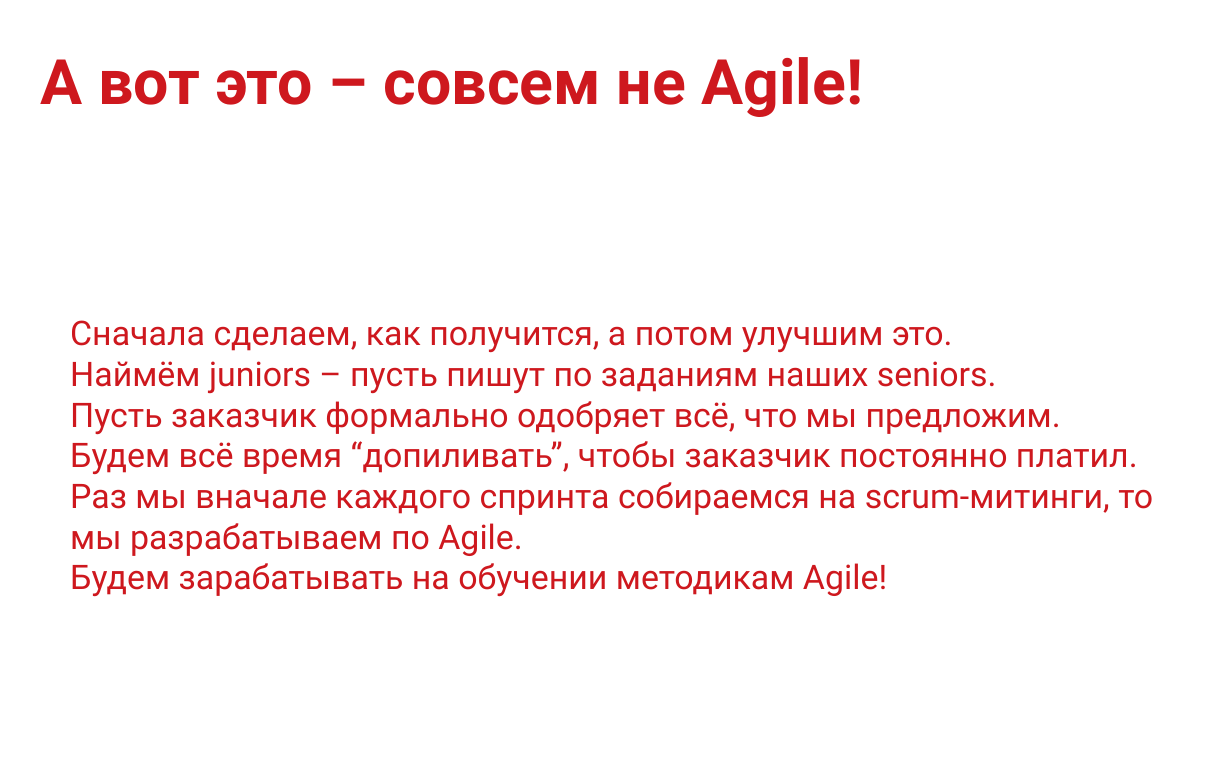
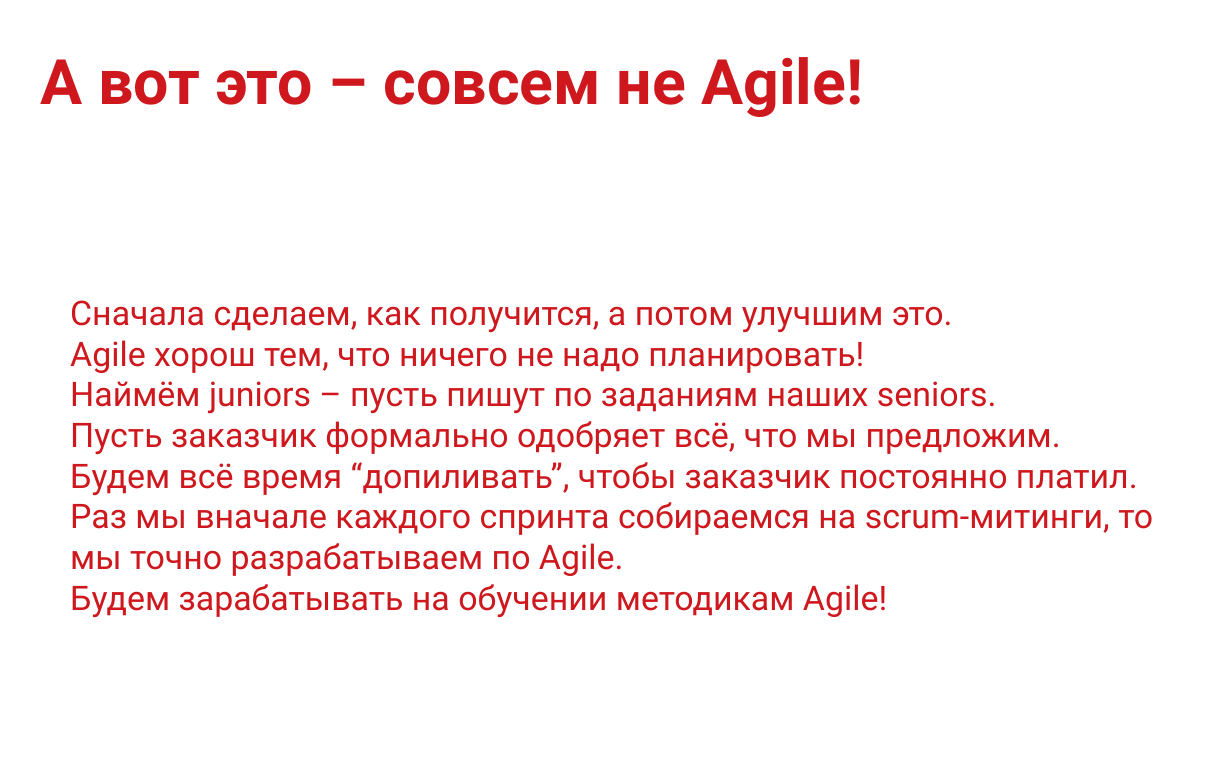
Before and after one commit to mike-shock/Software_Craft, a slide deck: slide 31 of Agile_Intro.odp. Drawn at 1232x776 pixels with LibreOffice and Linux fonts; fonts in the diff are those of the drawing; background and template pictures are left out. Boxes give left, top, right and bottom in pixels: in the first picture for what was removed or moved away, otherwise in the second. Text is boxed around its words. In the diff, an @@ line names an element or a change of style, - is before the commit and + after.

Commit message:
Draft of 'Agile intro' made.

```diff
--- a/Agile_Intro.odp
+++ b/Agile_Intro.odp
@@ text at (70, 340, 864, 373): paragraph added @@
+● Agile хорош тем, что ничего не надо планировать!
@@ text at (70, 502, 1153, 576): text changed @@
-● Раз мы вначале каждого спринта собираемся на scrum-митинги, то мы разpабатываем по Agile.
+● Раз мы вначале каждого спринта собираемся на scrum-митинги, то мы точно разpабатываем по Agile.
```
Also in this commit, not shown: 4 other slides changed, 2 other files.
